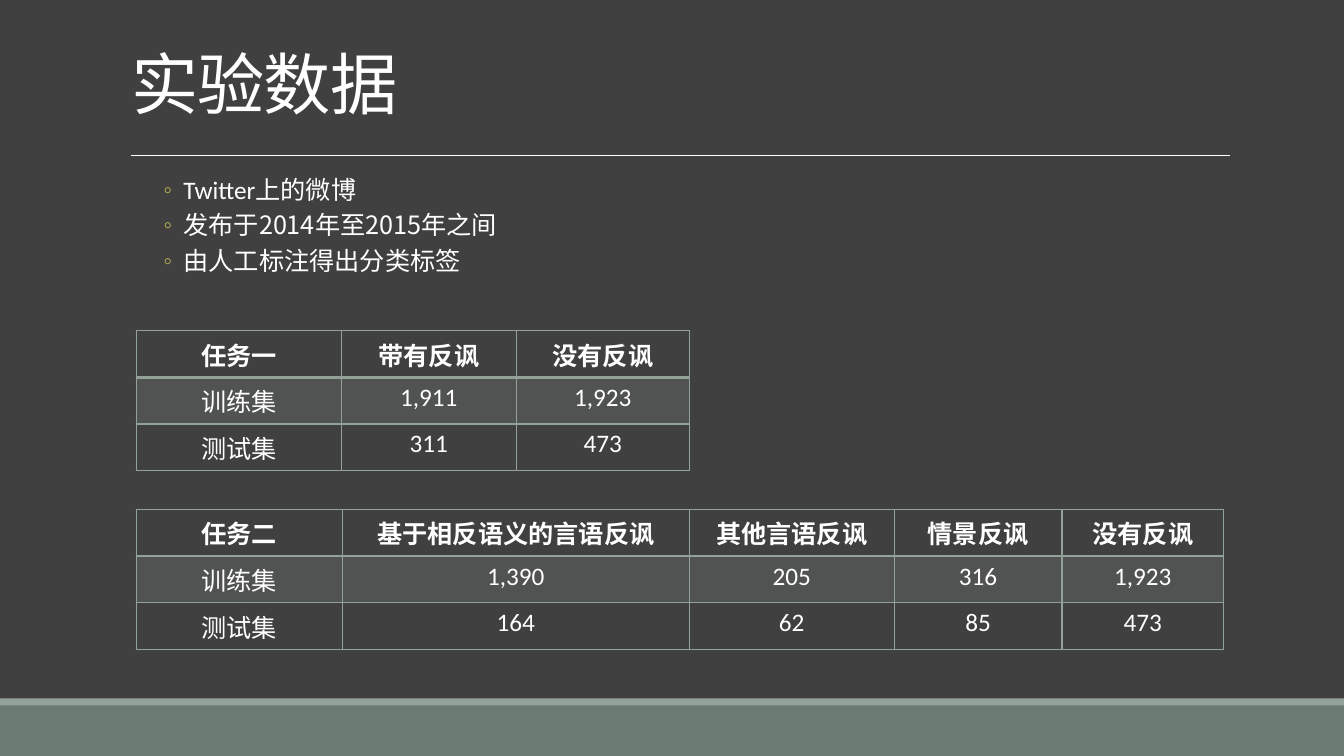
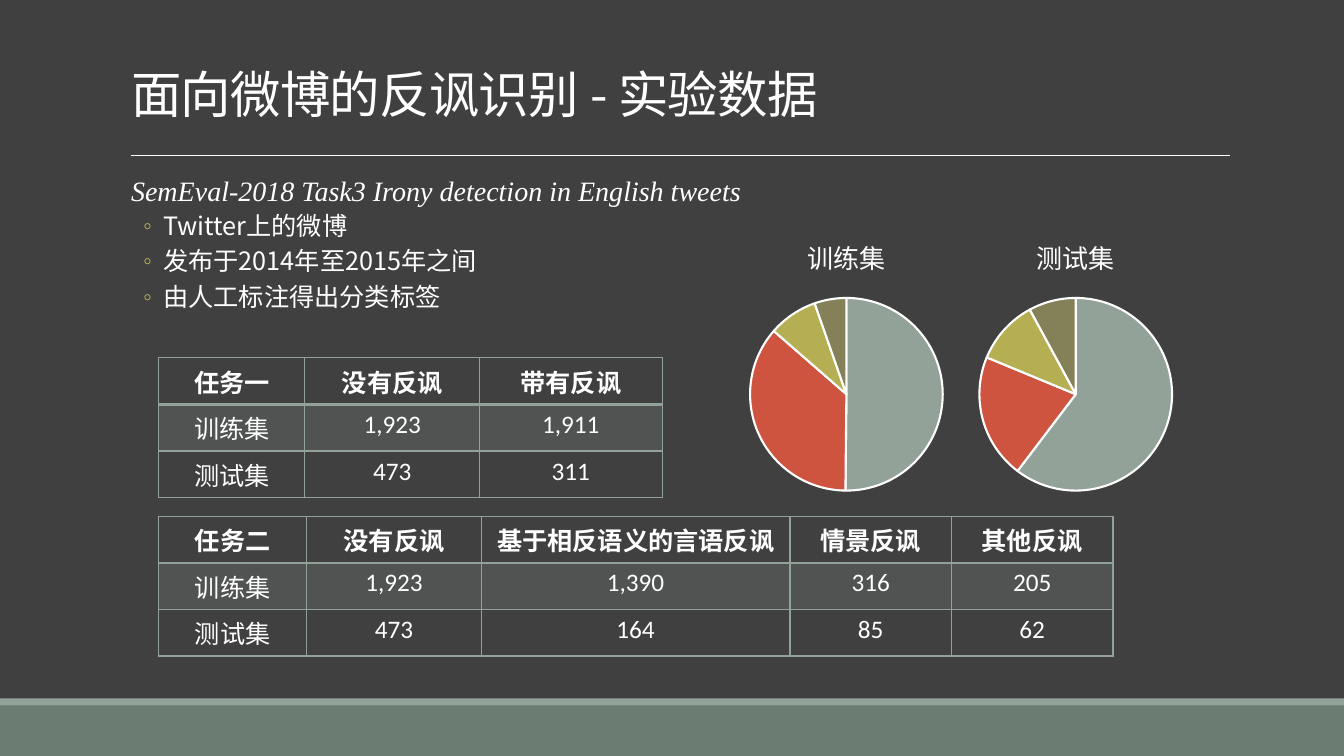
Before and after one commit to liangxh/grad2019, a slide deck: slide 16 of 计研163_梁锡豪_2016211014.pptx (slide 18 before the commit). Drawn at 1344x756 pixels with LibreOffice and Linux fonts; fonts in the diff are those of the drawing. Boxes give left, top, right and bottom in pixels: in the first picture for what was removed or moved away, otherwise in the second. Text is boxed around its words. In the diff, an @@ line names an element or a change of style, - is before the commit and + after.

```diff
--- a/计研163_梁锡豪_2016211014.pptx
+++ b/计研163_梁锡豪_2016211014.pptx
@@ title at (131, 70, 817, 117): text changed; size 48 to 36 pt @@
-实验数据
+面向微博的反讽识别 - 实验数据
@@ text at (131, 181, 741, 207): paragraph added @@
+  SemEval-2018 Task3 Irony detection in English tweets
@@ text at (163, 214, 477, 308): font Calibri to Noto Sans CJK SC in "Twitter上的微博"; list level 3 to 2 in "Twitter上的微博"; list level 3 to 2 in "发布于2014年至2015年之间"; list level 3 to 2 in "由人工标注得出分类标签" @@
@@ pie chart added at (704, 220, 989, 505) @@
+title "训练集 "
+categories: 1, 2, 3, 4
+Series 1: 50, 36, 8, 5
@@ pie chart added at (932, 220, 1220, 505) @@
+title "测试集 "
+categories: 1, 2, 3, 4
+Series 1: 60, 21, 11, 8
@@ table at (158, 358, 661, 493) @@
-row 1, column 2: 带有反讽
+row 1, column 2: 没有反讽
-row 1, column 3: 没有反讽
+row 1, column 3: 带有反讽
-row 2, column 2: 1,911
+row 2, column 2: 1,923
-row 2, column 3: 1,923
+row 2, column 3: 1,911
-row 3, column 2: 311
+row 3, column 2: 473
-row 3, column 3: 473
+row 3, column 3: 311
@@ table: place and size @@
-table at (136, 331, 690, 466)
+table at (158, 358, 661, 493)
@@ table at (159, 516, 1113, 652) @@
-row 1: 任务二 | 基于相反语义的言语反讽 | 其他言语反讽 | 情景反讽 | 没有反讽
+row 1: 任务二 | 没有反讽 | 基于相反语义的言语反讽 | 情景反讽 | 其他反讽
-row 2: 训练集 | 1,390 | 205 | 316 | 1,923
+row 2: 训练集 | 1,923 | 1,390 | 316 | 205
-row 3: 测试集 | 164 | 62 | 85 | 473
+row 3: 测试集 | 473 | 164 | 85 | 62
@@ table: place and size @@
-table at (136, 510, 1224, 646)
+table at (159, 516, 1113, 652)
```
Also in this commit, not shown: 15 other slides changed, 3 slides added, 3 slides removed, 7 other files.
